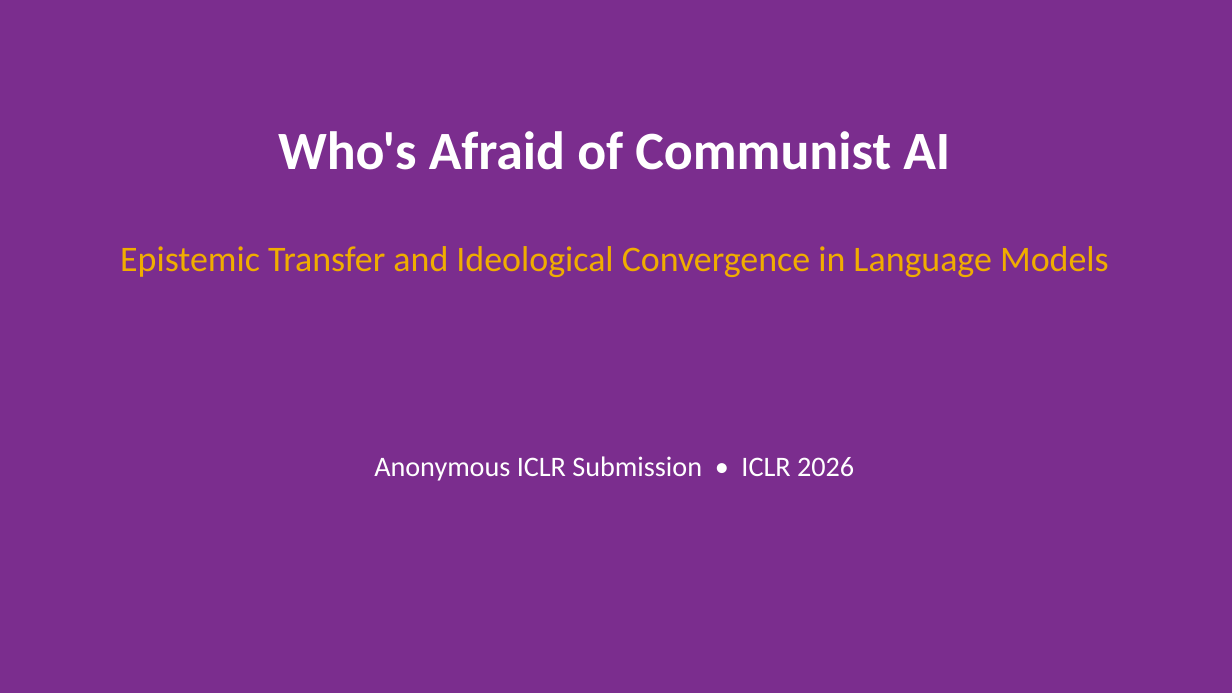
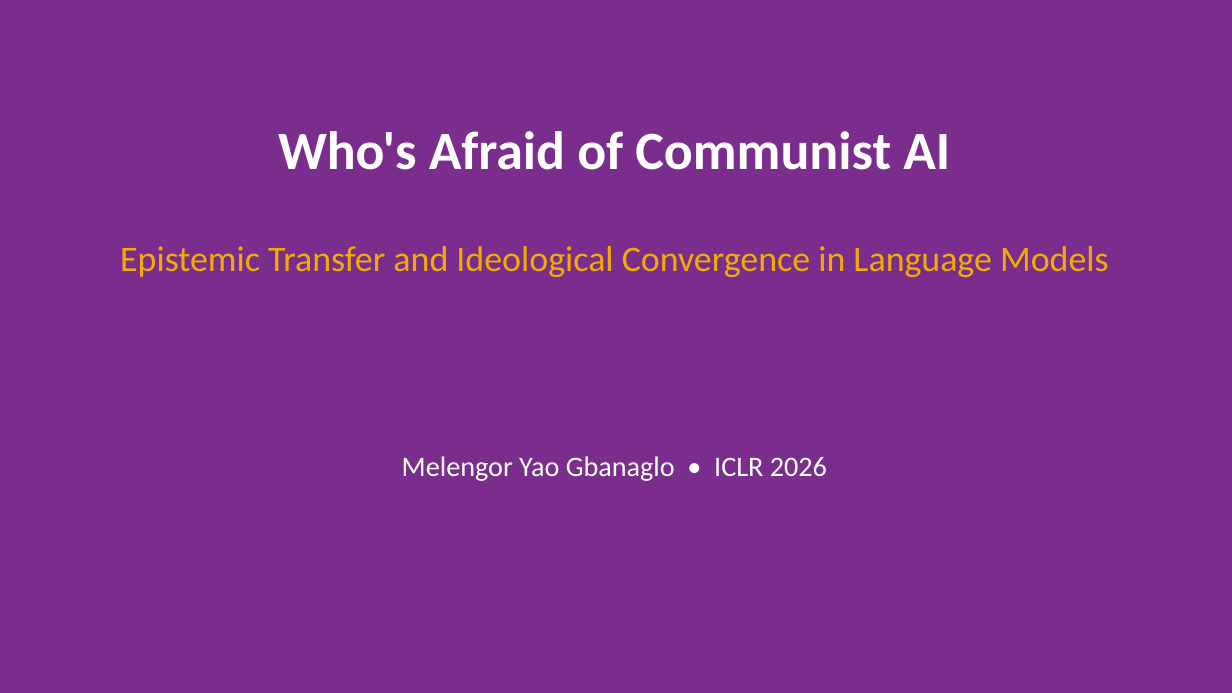
Before and after one commit to gbangban/ai-ideology-study, a slide deck: slide 1 of paper/iclr2026/iclr2026_spotlight.pptx. Drawn at 1232x693 pixels with LibreOffice and Linux fonts; fonts in the diff are those of the drawing. Boxes give left, top, right and bottom in pixels: in the first picture for what was removed or moved away, otherwise in the second. Text is boxed around its words. In the diff, an @@ line names an element or a change of style, - is before the commit and + after.

```diff
--- a/paper/iclr2026/iclr2026_spotlight.pptx
+++ b/paper/iclr2026/iclr2026_spotlight.pptx
@@ text at bbox=[402, 456, 827, 481]: text changed @@
-Anonymous ICLR Submission • ICLR 2026
+Melengor Yao Gbanaglo • ICLR 2026
```
Also in this commit, not shown: 13 other files.
